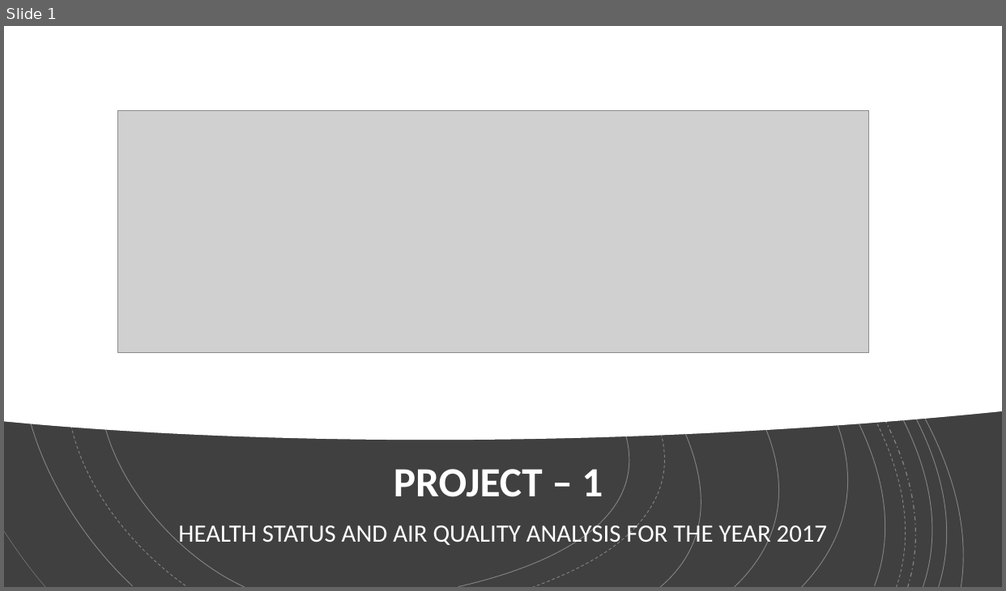
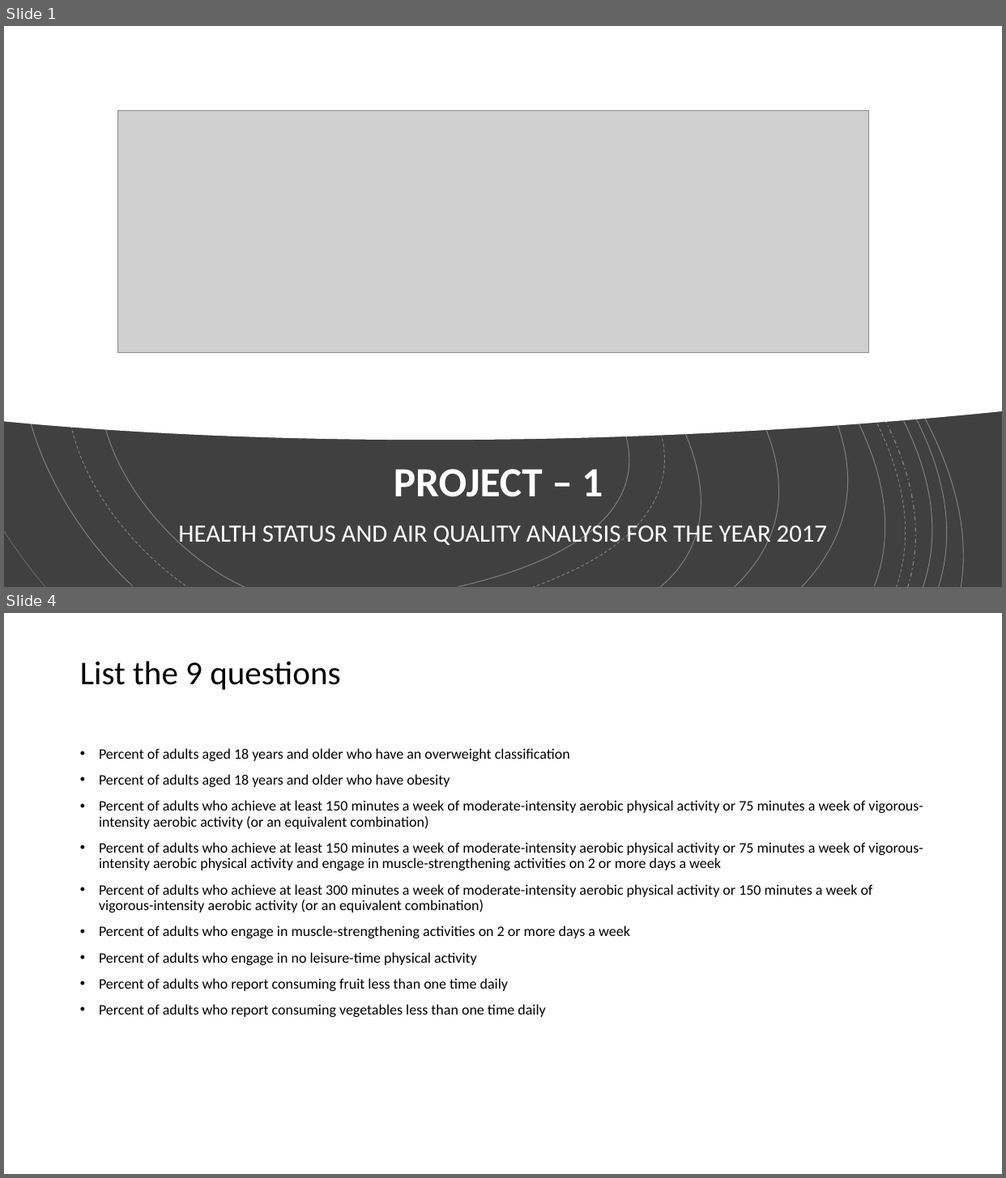
Before and after one commit to BrittLHeth/Project-1-API, a slide deck: Project - Power Point.pptx. Shown one above the other, each under a label of ours: slide 1 before the commit, slides 1 and 4 after it; the slides between them are not shown. The pictures are 1006x591 and 1006x1178 pixels, drawn with LibreOffice and Linux fonts; fonts in the diff are those of the drawing; grey boxes stand for pictures. Boxes give left, top, right and bottom in pixels: in the first picture for what was removed or moved away, otherwise in the second. Text is boxed around its words. In the diff, an @@ line names an element or a change of style, - is before the commit and + after.

```diff
--- a/Project - Power Point.pptx
+++ b/Project - Power Point.pptx
@@ slide 4 added at (x1=4, y1=613, x2=1002, y2=1174), background #FFFFFF @@
@@ title added at (x1=80, y1=661, x2=340, y2=690), 32 pt, text #000000 @@
+List the 9 questions
@@ text added at (x1=99, y1=748, x2=923, y2=1017), 14 pt, text #000000 @@
+• Percent of adults aged 18 years and older who have an overweight classification
+• Percent of adults aged 18 years and older who have obesity
+• Percent of adults who achieve at least 150 minutes a week of moderate-intensity aerobic physical activity or 75 minutes a week of vigorous-intensity aerobic activity (or an equivalent combination)
+• Percent of adults who achieve at least 150 minutes a week of moderate-intensity aerobic physical activity or 75 minutes a week of vigorous-intensity aerobic physical activity and engage in muscle-strengthening activities on 2 or more days a week
+• Percent of adults who achieve at least 300 minutes a week of moderate-intensity aerobic physical activity or 150 minutes a week of vigorous-intensity aerobic activity (or an equivalent combination)
+• Percent of adults who engage in muscle-strengthening activities on 2 or more days a week
+• Percent of adults who engage in no leisure-time physical activity
+• Percent of adults who report consuming fruit less than one time daily
+• Percent of adults who report consuming vegetables less than one time daily
```
Also in this commit, not shown: 1 slide changed, 6 other slides added, 1 slide removed.
